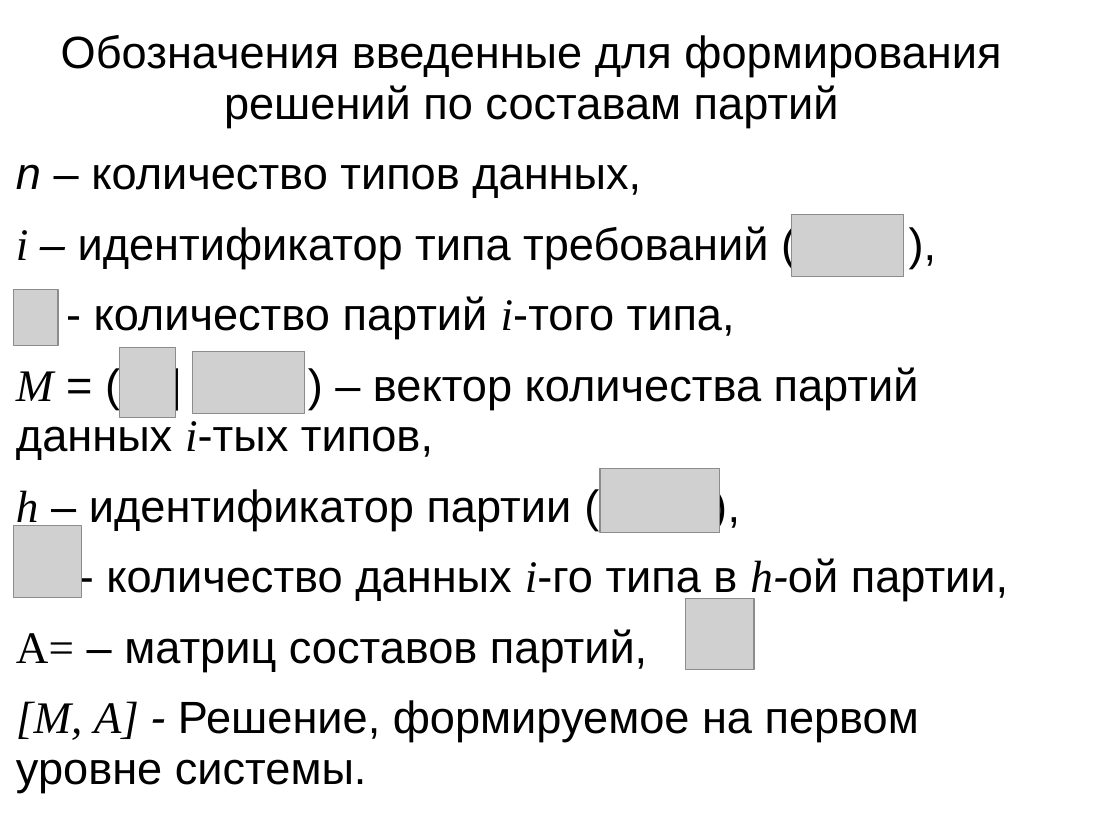
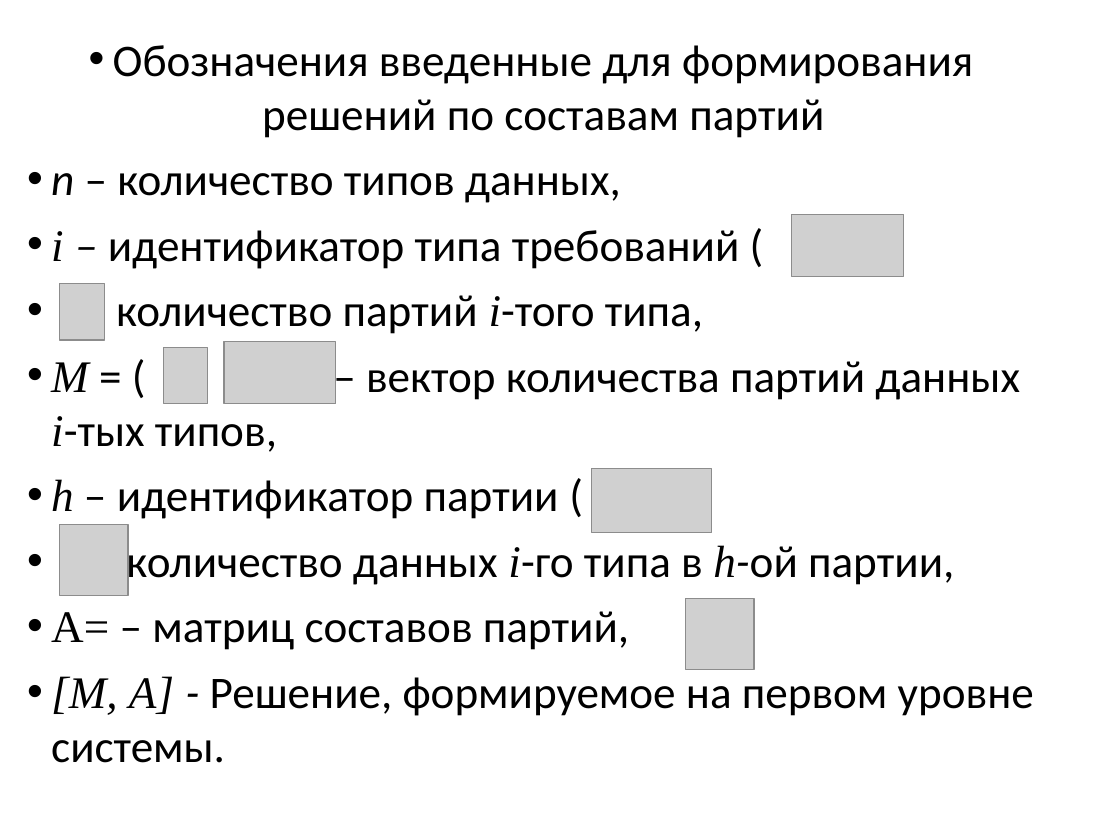
Before and after one commit to sasha2567/diplom, a slide deck: slide 7 of К защите/Саша/В диплом/На защиту.ppt. Drawn at 1120x840 pixels with LibreOffice and Linux fonts; fonts in the diff are those of the drawing; grey boxes stand for pictures. Boxes give left, top, right and bottom in pixels: in the first picture for what was removed or moved away, otherwise in the second. Text is boxed around its words. In the diff, an @@ line names an element or a change of style, - is before the commit and + after.

```diff
--- a/К защите/Саша/В диплом/На защиту.ppt
+++ b/К защите/Саша/В диплом/На защиту.ppt
@@ text "Обозначения введенные для формирования решений ..." at [51,45,1034,763]: font Arial to Calibri; bullet none to •; line spacing 0.93 to 1; less space between paragraphs @@
@@ picture: place and size @@
-picture at [14,290,59,346]
+picture at [60,285,105,340]
@@ picture: place and size @@
-picture at [120,348,176,419]
+picture at [164,348,208,403]
@@ picture: place and size @@
-picture at [193,352,305,414]
+picture at [224,341,335,403]
@@ picture: place and size @@
-picture at [601,469,721,533]
+picture at [593,469,712,533]
@@ picture: place and size @@
-picture at [13,525,82,597]
+picture at [60,524,129,597]
```
Also in this commit, not shown: 18 other slides changed, 5 other files.
